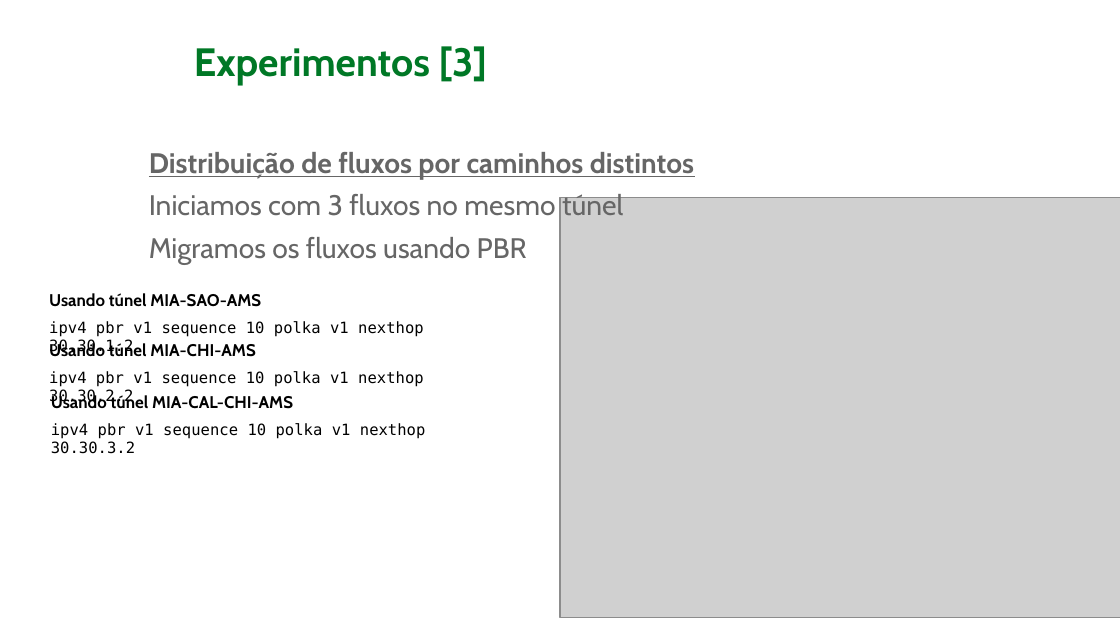
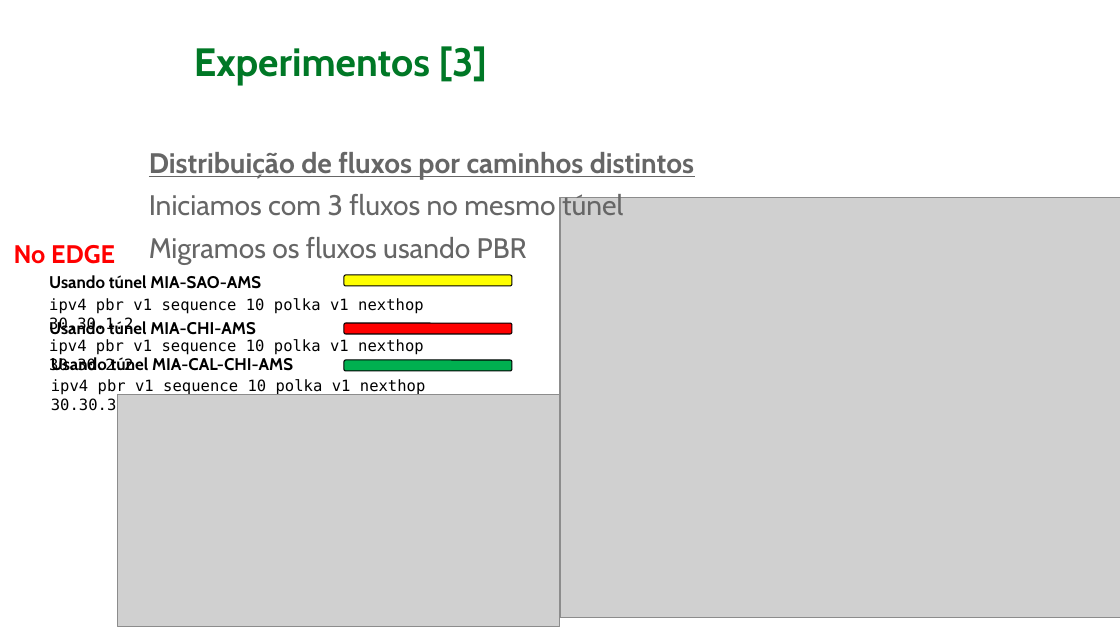
Before and after one commit to domingosparaiso/artigo-polka, a slide deck: slide 16 of Apresentacao WPEIF-2023.pptx (slide 17 before the commit). Drawn at 1120x630 pixels with LibreOffice and Linux fonts; fonts in the diff are those of the drawing; grey boxes stand for pictures; background and template pictures are left out. Boxes give left, top, right and bottom in pixels: in the first picture for what was removed or moved away, otherwise in the second. Text is boxed around its words. In the diff, an @@ line names an element or a change of style, - is before the commit and + after.

```diff
--- a/Apresentacao WPEIF-2023.pptx
+++ b/Apresentacao WPEIF-2023.pptx
@@ text added at (14,245,115,264), 18 pt, text #FF0000, bold @@
+No EDGE
@@ rounded rectangle added at (345,275,512,287), fill #FFFF00, outline #000000 0.75 pt @@
@@ 3 texts: place and size @@
-3 texts at (49,293,424,357)
+3 texts at (49,275,424,335)
@@ rounded rectangle added at (345,323,512,334), fill #FF0000, outline #000000 0.75 pt @@
@@ text "ipv4 pbr v1 sequence 10 ..." rewrapped from (49,371,424,406) to (49,339,424,370) @@
@@ text "Usando túnel MIA-CAL-CHI-AMS": place and size @@
-text "Usando túnel MIA-CAL-CHI-AMS" at (51,394,293,409)
+text "Usando túnel MIA-CAL-CHI-AMS" at (51,357,293,371)
@@ text "ipv4 pbr v1 sequence 10 ..." rewrapped from (51,423,426,454) to (51,379,426,414) @@
@@ rounded rectangle added at (345,360,512,371), fill #00B050, outline #000000 0.75 pt @@
@@ picture added at (118,395,560,628) @@
```
Also in this commit, not shown: 3 other slides changed, 2 slides removed, 2 other files.
